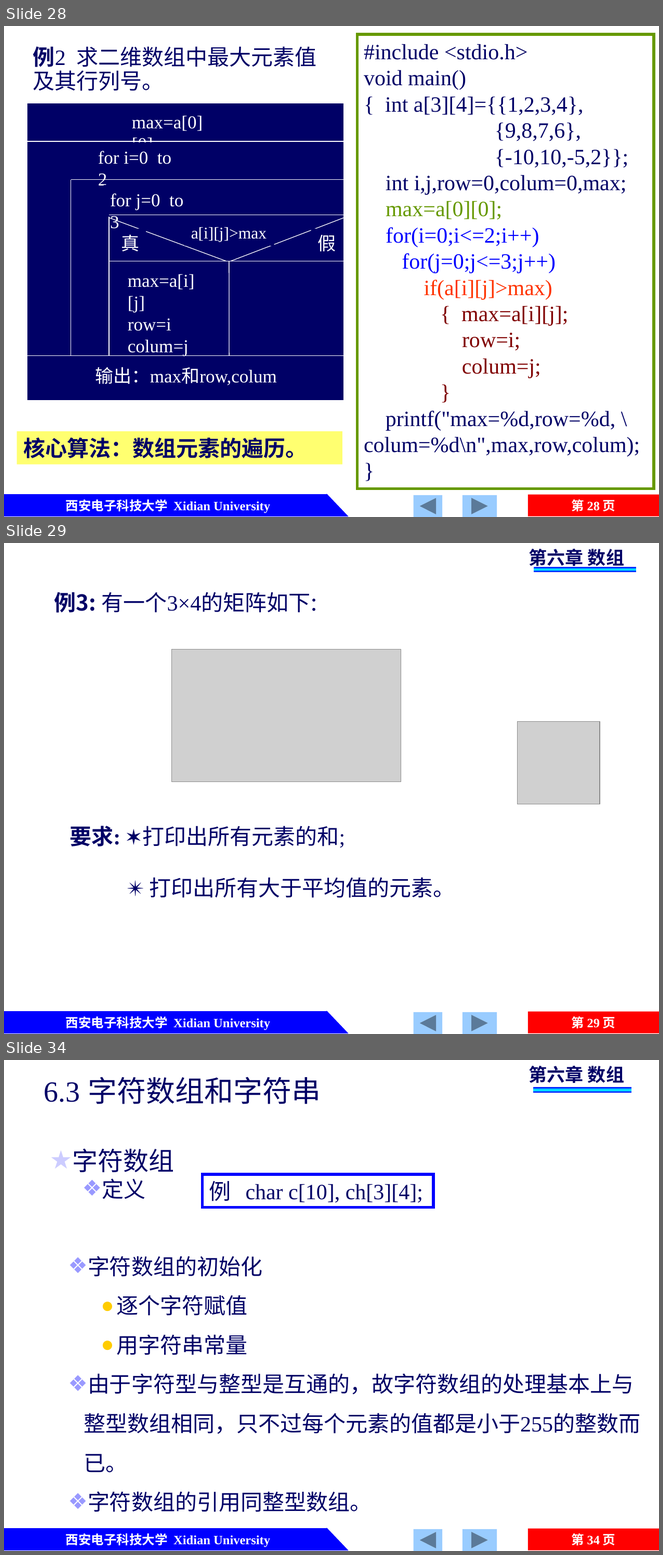
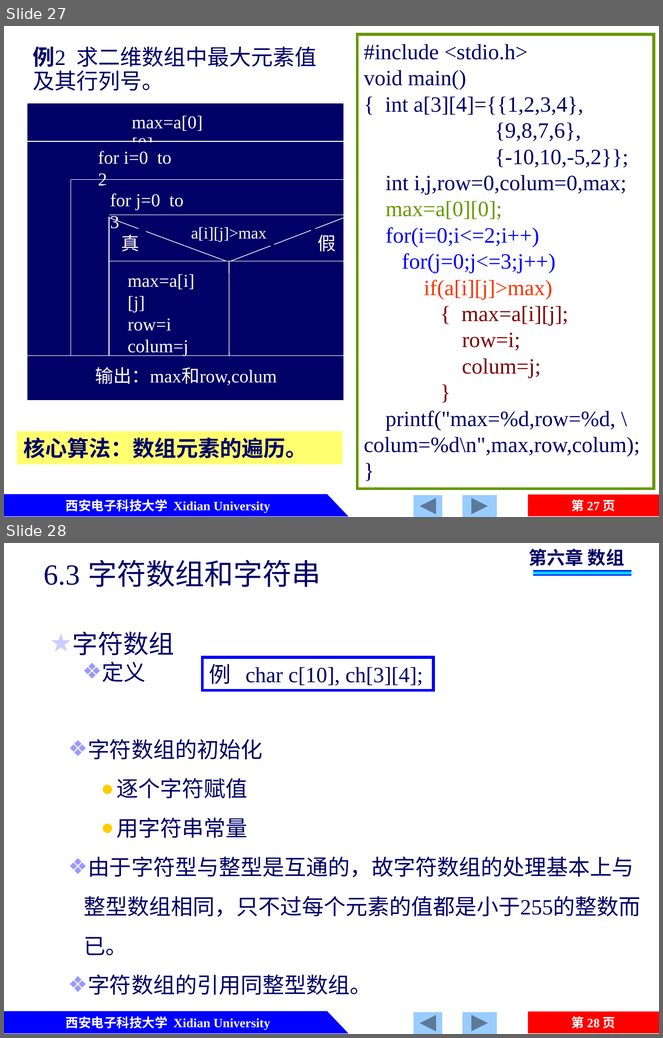
Before and after one commit to jtrfid/C-Repositories, a slide deck: 2016/C语言/课件/第6章 数组.pptx. Shown one above the other, each under a label of ours: slides 28, 29 and 34 before the commit, slides 27 and 28 after it; the slides between them are not shown. The pictures are 663x1555 and 663x1038 pixels, drawn with LibreOffice and Linux fonts; fonts in the diff are those of the drawing; grey boxes stand for pictures. Boxes give left, top, right and bottom in pixels: in the first picture for what was removed or moved away, otherwise in the second. Text is boxed around its words. In the diff, an @@ line names an element or a change of style, - is before the commit and + after.

```diff
--- a/2016/C语言/课件/第6章 数组.pptx
+++ b/2016/C语言/课件/第6章 数组.pptx
@@ slide 29 removed at [4, 543, 659, 1034], background #FFFFFF; not listed: 6 template elements that a slide beside it also shows @@
@@ text removed at [529, 546, 624, 570] @@
-第六章 数组
@@ rectangle removed at [534, 567, 636, 572] @@
@@ text removed at [54, 592, 311, 613] @@
-例3: 有一个3×4的矩阵如下:
@@ picture removed at [172, 649, 401, 782] @@
@@ picture removed at [518, 722, 600, 805] @@
@@ text removed at [70, 826, 346, 848] @@
-要求: ✶ 打印出所有元素的和;
@@ text removed at [149, 877, 455, 898] @@
-✴ 打印出所有大于平均值的元素。
@@ what was slide 28 is now slide 27 @@
@@ page number at [572, 500, 616, 512]: text changed @@
-第 28 页
+第 27 页
@@ what was slide 34 is now slide 28 @@
@@ page number at [572, 1017, 616, 1029]: text changed @@
-第 34 页
+第 28 页
```
Also in this commit, not shown: 5 other slides removed, 4 other files.
